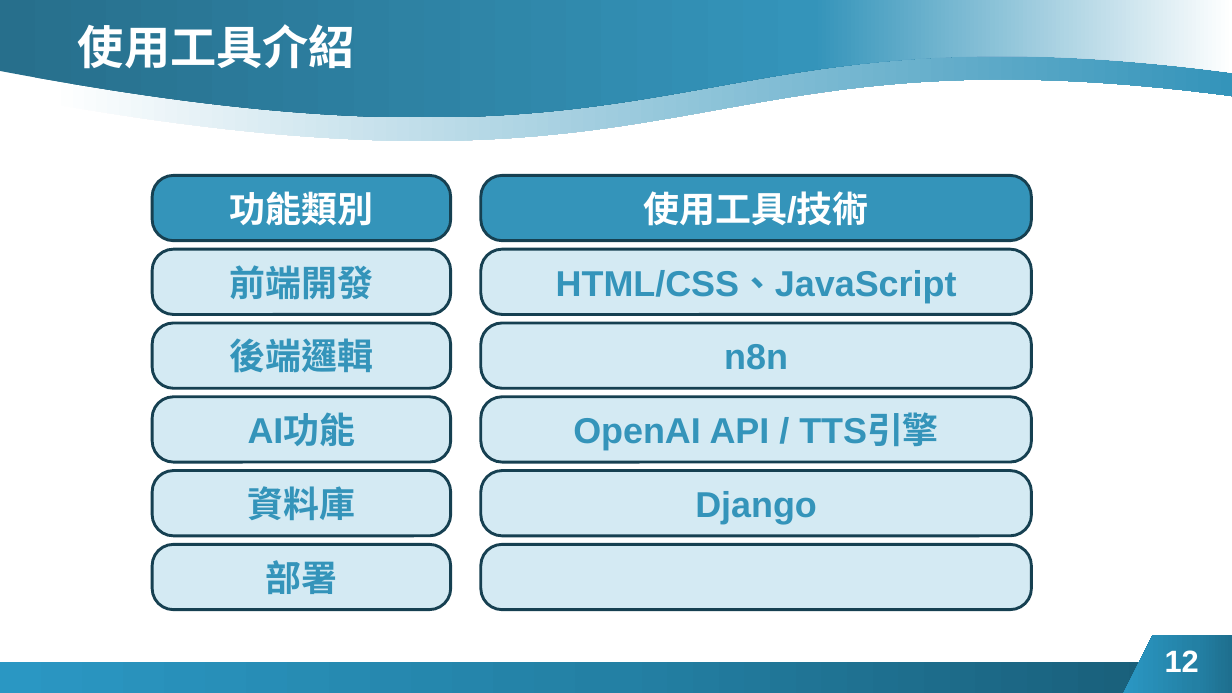
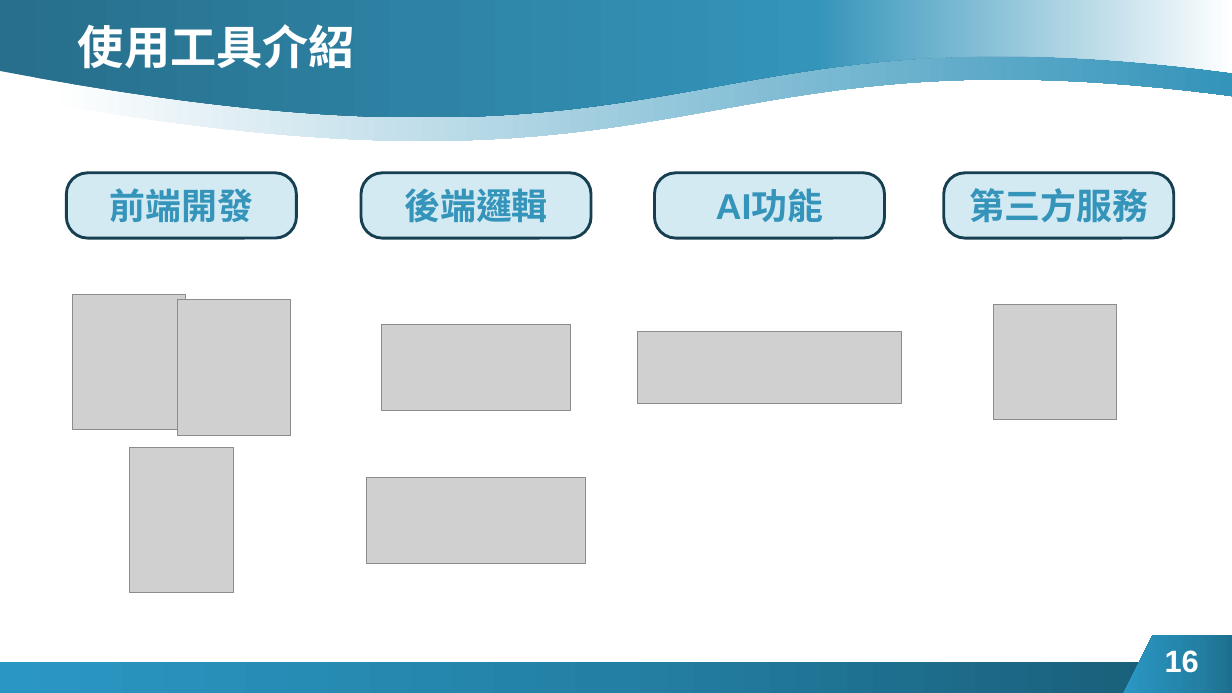
Before and after one commit to imfyn5/AI_system-1, a slide deck: slide 16 of 初審.pptx (slide 12 before the commit). Drawn at 1232x693 pixels with LibreOffice and Linux fonts; fonts in the diff are those of the drawing; grey boxes stand for pictures. Boxes give left, top, right and bottom in pixels: in the first picture for what was removed or moved away, otherwise in the second. Text is boxed around its words. In the diff, an @@ line names an element or a change of style, - is before the commit and + after.

```diff
--- a/初審.pptx
+++ b/初審.pptx
@@ rounded rectangle "前端開發": place and size @@
-rounded rectangle "前端開發" at (152, 250, 451, 315)
+rounded rectangle "前端開發" at (67, 173, 297, 238)
@@ rounded rectangle removed at (152, 176, 451, 241) @@
-功能類別
@@ rounded rectangle "後端邏輯": place and size @@
-rounded rectangle "後端邏輯" at (152, 323, 451, 389)
+rounded rectangle "後端邏輯" at (361, 173, 592, 238)
@@ rounded rectangle removed at (481, 176, 1031, 241) @@
-使用工具/技術
@@ rounded rectangle "AI功能": place and size @@
-rounded rectangle "AI功能" at (152, 396, 451, 462)
+rounded rectangle "AI功能" at (654, 173, 884, 238)
@@ rounded rectangle added at (944, 173, 1174, 238), fill #D4EAF3, outline #174152 2.25 pt, 28 pt, text #3494BA, bold @@
+第三方服務
@@ rounded rectangle removed at (481, 250, 1031, 315) @@
-HTML/CSS、JavaScript
@@ picture added at (73, 295, 186, 430) @@
@@ picture added at (177, 299, 290, 435) @@
@@ picture added at (382, 324, 570, 410) @@
@@ rounded rectangle removed at (481, 323, 1031, 389) @@
-n8n
@@ picture added at (994, 304, 1116, 419) @@
@@ picture added at (637, 332, 902, 404) @@
@@ rounded rectangle removed at (481, 396, 1031, 462) @@
-OpenAI API / TTS引擎
@@ picture added at (129, 447, 234, 592) @@
@@ rounded rectangle removed at (152, 470, 451, 536) @@
-資料庫
@@ picture added at (366, 477, 586, 563) @@
@@ rounded rectangle removed at (481, 470, 1031, 536) @@
-Django
@@ rounded rectangle removed at (152, 544, 451, 610) @@
-部署
@@ rounded rectangle removed at (481, 544, 1031, 610) @@
@@ page number at (1165, 650, 1199, 673): text changed @@
-12
+16
```
Also in this commit, not shown: 6 other slides changed, 7 slides added, 2 slides removed.
